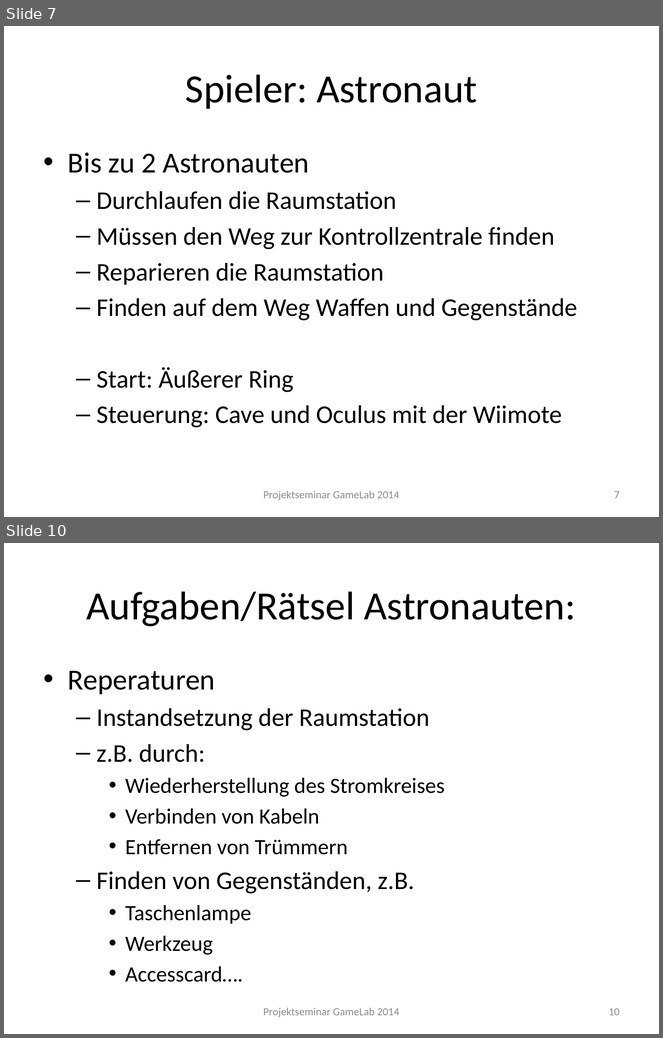
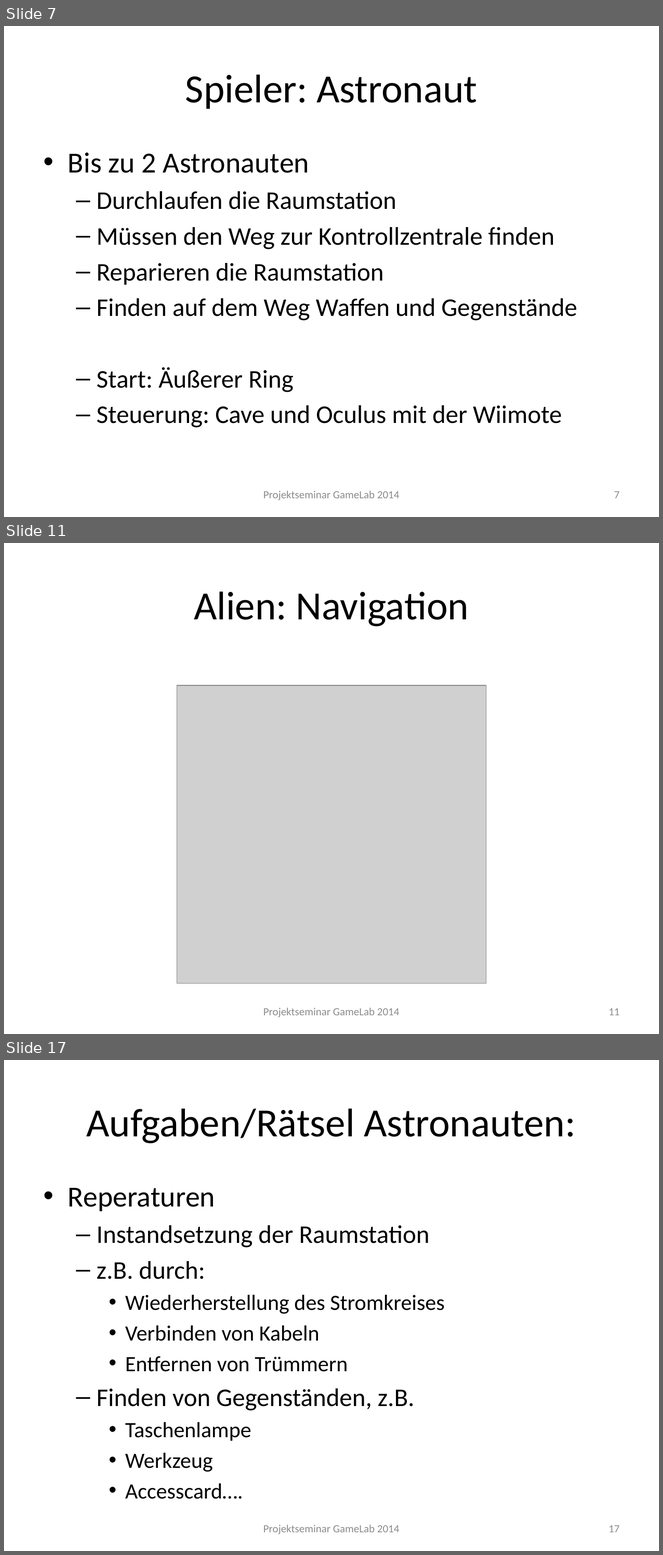
Before and after one commit to Instinctlol/gamelab2014, a slide deck: Abschlusspräsentation/SpielkonzeptFINAL.pptx. Shown one above the other, each under a label of ours: slides 7 and 10 before the commit, slides 7, 11 and 17 after it; the slides between them are not shown. The pictures are 663x1038 and 663x1555 pixels, drawn with LibreOffice and Linux fonts; fonts in the diff are those of the drawing; grey boxes stand for pictures; background and template pictures are left out. Boxes give left, top, right and bottom in pixels: in the first picture for what was removed or moved away, otherwise in the second. Text is boxed around its words. In the diff, an @@ line names an element or a change of style, - is before the commit and + after.

Commit message:
Alien Sachen reingepackt

```diff
--- a/Abschlusspräsentation/SpielkonzeptFINAL.pptx
+++ b/Abschlusspräsentation/SpielkonzeptFINAL.pptx
@@ slide 11 added at [4,543,659,1034], background picture (left out) @@
@@ title added at [194,591,469,627], 44 pt, text #000000 @@
+Alien: Navigation
@@ picture added at [177,686,486,984] @@
@@ text added at [263,1008,400,1018], 12 pt, text #8C8C8C @@
+Projektseminar GameLab 2014
@@ page number added at [609,1008,620,1016], 12 pt, text #8C8C8C @@
+11
@@ what was slide 10 is now slide 17 @@
@@ page number at [609,1525,620,1533]: text changed @@
-10
+17
```
Also in this commit, not shown: 2 slides changed, 6 other slides added, 4 other files.
